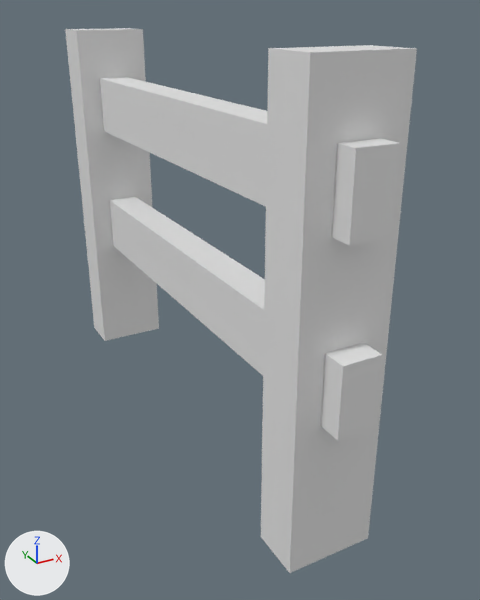
Before and after pictures for a commit that changed the FBX model DC Prototype/Assets/3D Models/fence.fbx.
Both versions are drawn from a 50 mm camera at (-2.99, -3.97, 2.44) aimed at (0.34, 2.09, -0.59). Lighting does not change. The marker at lower left points along +X, +Y and +Z. Where no turn or scale is listed for an object, it has been applied to the vertices.

The older version as bpy lines, for what is in view:
```python
me_cube_003 = bpy.data.meshes.new('Cube.003')
me_cube_003.from_pydata(...)  # 65 vertices, 48 faces; spans x -0.44..0.44, y -0.49..5.64, z -2.19..2.19
ob_fence = bpy.data.objects.new('fence', me_cube_003)
ob_fence.location = (0.0, 0.0, 0.0)
```
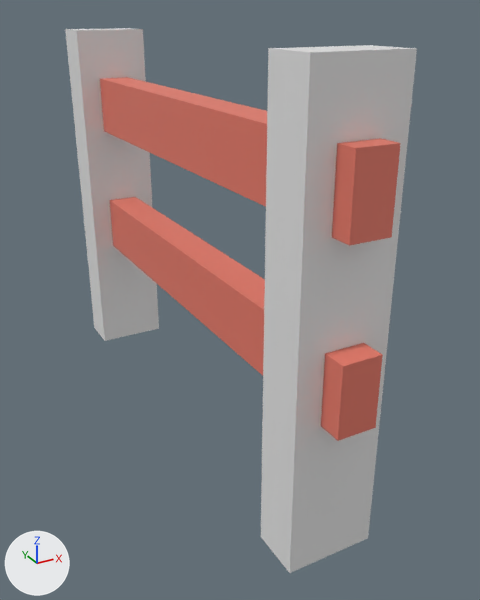
The change, as a list of edits to the scene's bpy script:
```text
Add mat_material_002:
    mat_material_002 = principled_material('Material.002')
    mat_material_002.base_color = (0.8, 0.192, 0.137)  # red #e77967
Add mat_material_001:
    mat_material_001 = principled_material('Material.001')
    mat_material_001.base_color = (0.8, 0.8, 0.8)  # white #e7e7e7
Change me_cube_003:
    where me_cube_003.from_pydata(...)  # 65 vertices, 48 faces; spans x -0.44..0.44, y -0.49..5.64, z -2.19..2.19
    used by ob_fence; location = (0.0, 0.0, 0.0)
    me_cube_003 part 1: all 10 faces centred in x -0.19..0.19, y -0.49..-0.36, z -0.7..1.6 switch from no material to mat_material_002 (red #e77967)
    me_cube_003 part 2: all 8 faces centred in x -0.19..0.19, y 2.59..3.06, z -0.7..1.6 switch from no material to mat_material_002 (red #e77967)
    add me_cube_003.materials.append(mat_material_001)  # white #e7e7e7
```

Where the change shows, as pixel boxes (x1, y1, x2, y2) in the pictures (480 x 600 px):
part 1 of me_cube_003, recoloured: (321, 138, 401, 441) in both
part 2 of me_cube_003, recoloured: (100, 77, 267, 375) in both
